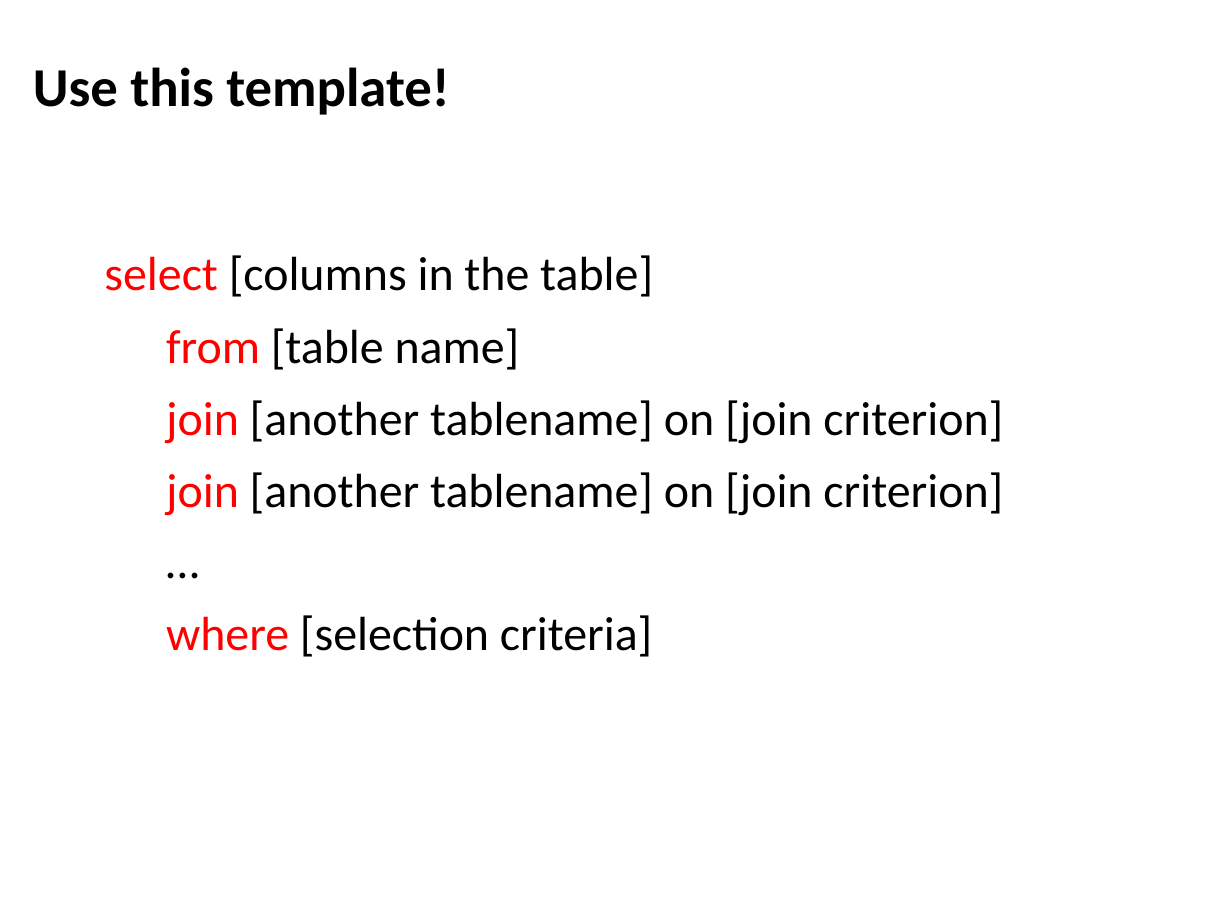
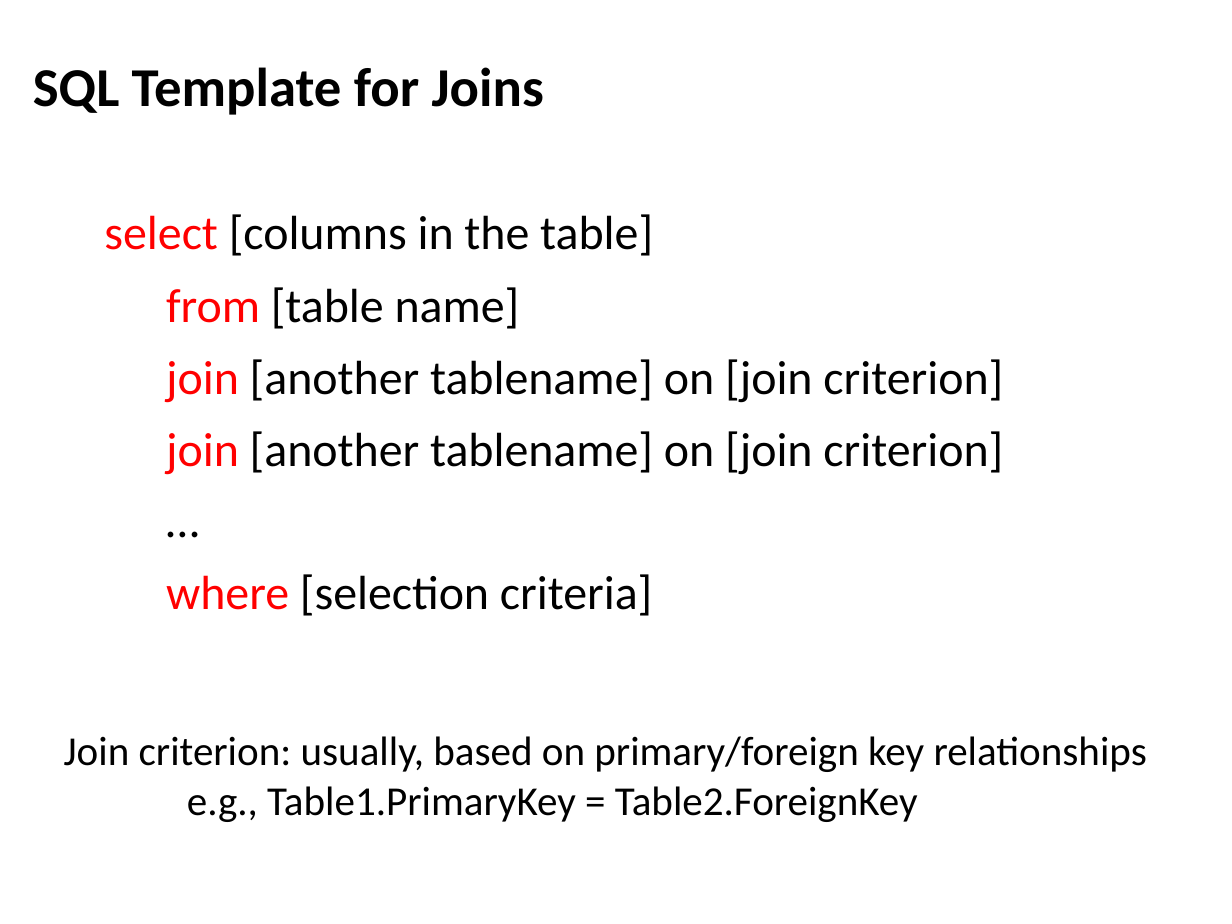
Before and after one commit to lintool/UMD-courses, a slide deck: slide 32 of slides/session06.pptx (slide 30 before the commit). Drawn at 1232x924 pixels with LibreOffice and Linux fonts; fonts in the diff are those of the drawing. Boxes give left, top, right and bottom in pixels: in the first picture for what was removed or moved away, otherwise in the second. Text is boxed around its words. In the diff, an @@ line names an element or a change of style, - is before the commit and + after.

```diff
--- a/slides/session06.pptx
+++ b/slides/session06.pptx
@@ title at (33, 67, 544, 115): text changed @@
-Use this template!
+SQL Template for Joins
@@ 6 texts: place and size @@
-6 texts at (104, 255, 1119, 657)
+6 texts at (104, 214, 1119, 616)
@@ text added at (64, 736, 1147, 822), 24 pt, text #000000 @@
+Join criterion: usually, based on primary/foreign key relationships
+e.g., Table1.PrimaryKey = Table2.ForeignKey
```
Also in this commit, not shown: 2 other slides changed, 1 slide added, 1 other file.
